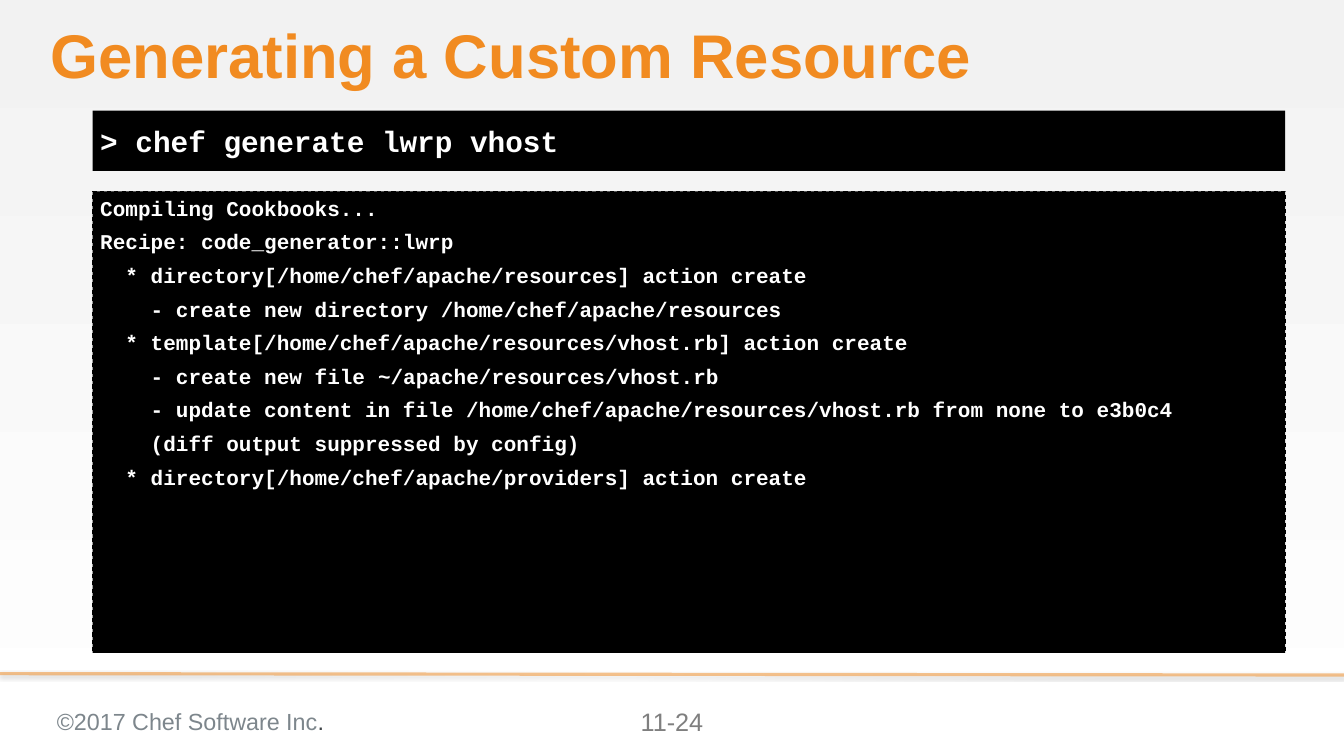
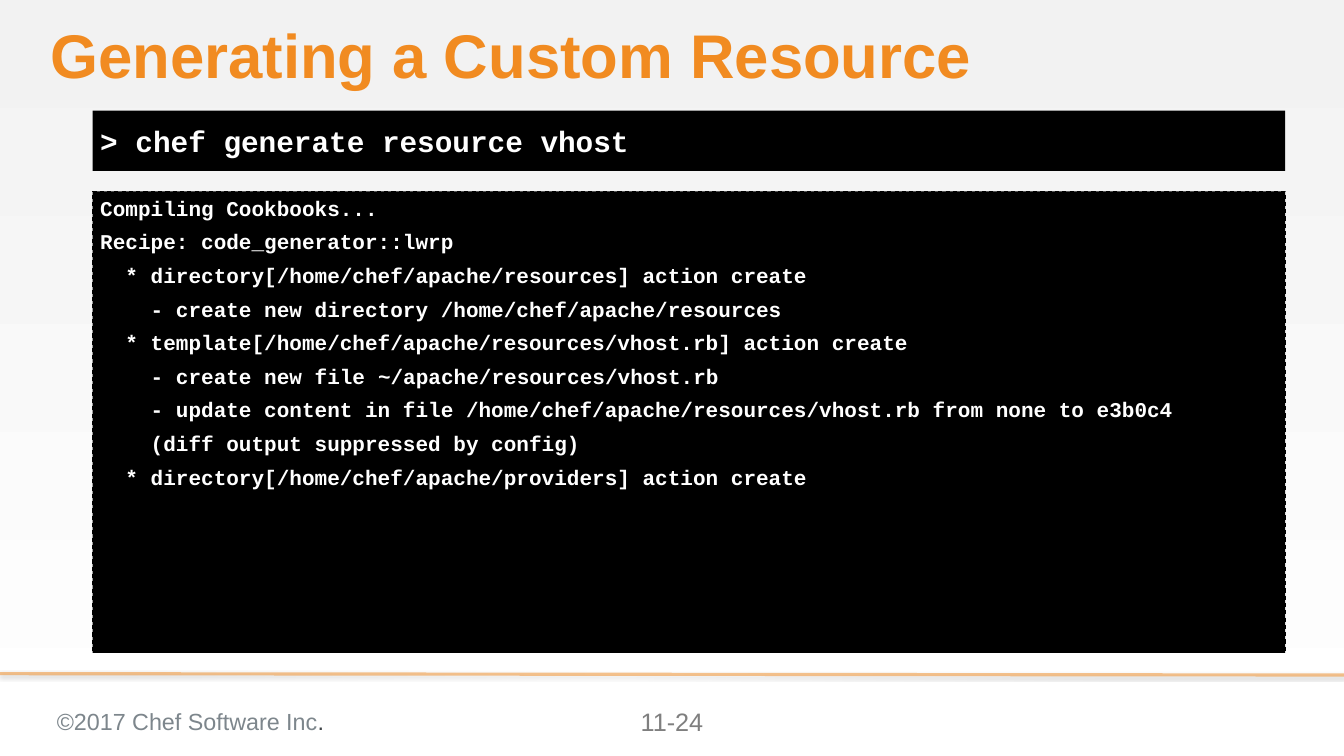
Before and after one commit to ericheiser/chef-intermediate, a slide deck: slide 24 of 11-creating_a_custom_resource.pptx. Drawn at 1344x756 pixels with LibreOffice and Linux fonts; fonts in the diff are those of the drawing; background and template pictures are left out. Boxes give left, top, right and bottom in pixels: in the first picture for what was removed or moved away, otherwise in the second. Text is boxed around its words. In the diff, an @@ line names an element or a change of style, - is before the commit and + after.

```diff
--- a/11-creating_a_custom_resource.pptx
+++ b/11-creating_a_custom_resource.pptx
@@ text at (135, 131, 629, 159): text changed @@
-> chef generate lwrp vhost
+> chef generate resource vhost
```
Also in this commit, not shown: 3 other slides changed, 2 slides removed, 10 other files.
